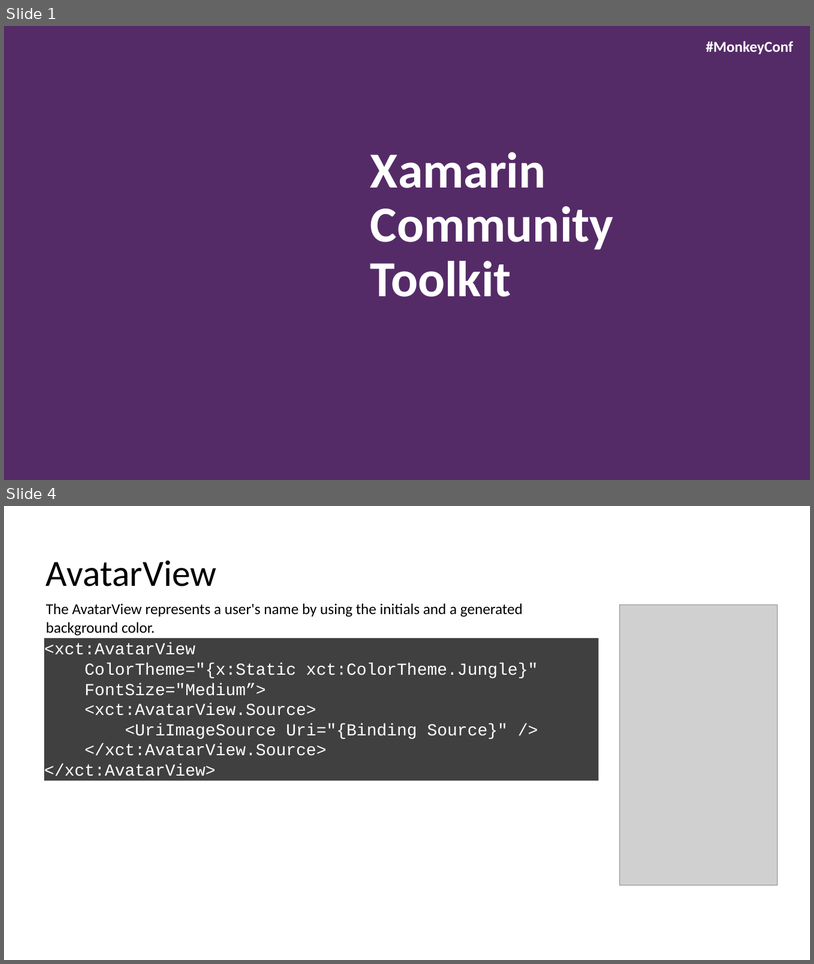
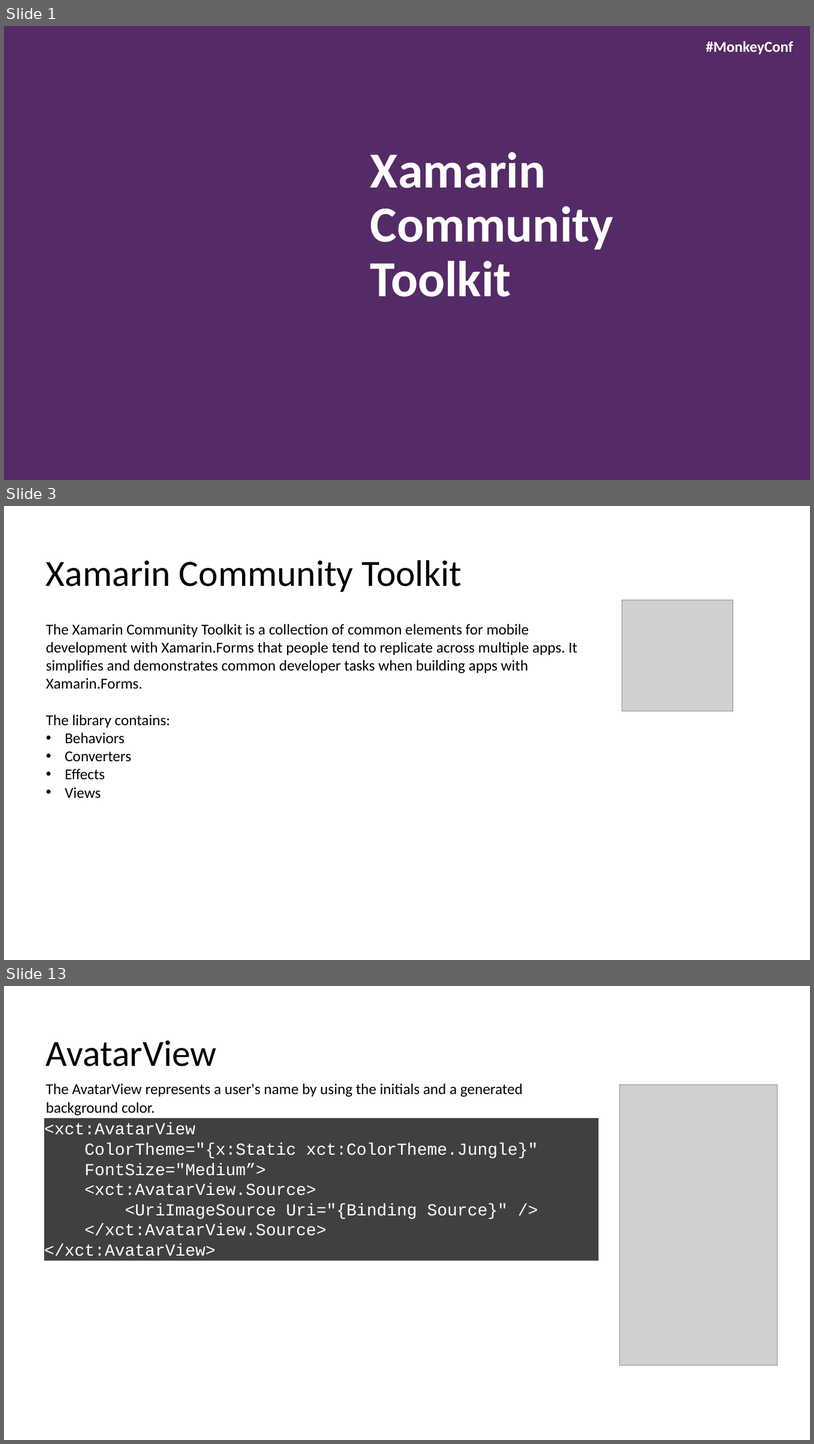
Before and after one commit to jsuarezruiz/MonkeyConf2020, a slide deck: Xamarin Community Toolkit/MonkeyConf2020 - Xamarin Community Toolkit.pptx. Shown one above the other, each under a label of ours: slides 1 and 4 before the commit, slides 1, 3 and 13 after it; the slides between them are not shown. The pictures are 814x964 and 814x1444 pixels, drawn with LibreOffice and Linux fonts; fonts in the diff are those of the drawing; grey boxes stand for pictures; background and template pictures are left out. Boxes give left, top, right and bottom in pixels: in the first picture for what was removed or moved away, otherwise in the second. Text is boxed around its words. In the diff, an @@ line names an element or a change of style, - is before the commit and + after.

```diff
--- a/Xamarin Community Toolkit/MonkeyConf2020 - Xamarin Community Toolkit.pptx
+++ b/Xamarin Community Toolkit/MonkeyConf2020 - Xamarin Community Toolkit.pptx
@@ slide 3 added at <box>4,506,810,960</box>, background #FFFFFF @@
@@ title added at <box>46,560,462,592</box>, 88 pt, text #000000 @@
+Xamarin Community Toolkit
@@ picture added at <box>622,600,733,711</box> @@
@@ text added at <box>46,624,578,798</box>, 36 pt, text #000000 @@
+The Xamarin Community Toolkit is a collection of common elements for mobile development with Xamarin.Forms that people tend to replicate across multiple apps. It simplifies and demonstrates common developer tasks when building apps with Xamarin.Forms.
+The library contains:
+• Behaviors
+• Converters
+• Effects
+• Views
@@ what was slide 4 is now slide 13 @@
```
Also in this commit, not shown: 2 slides changed, 10 other slides added, 2 slides removed.
